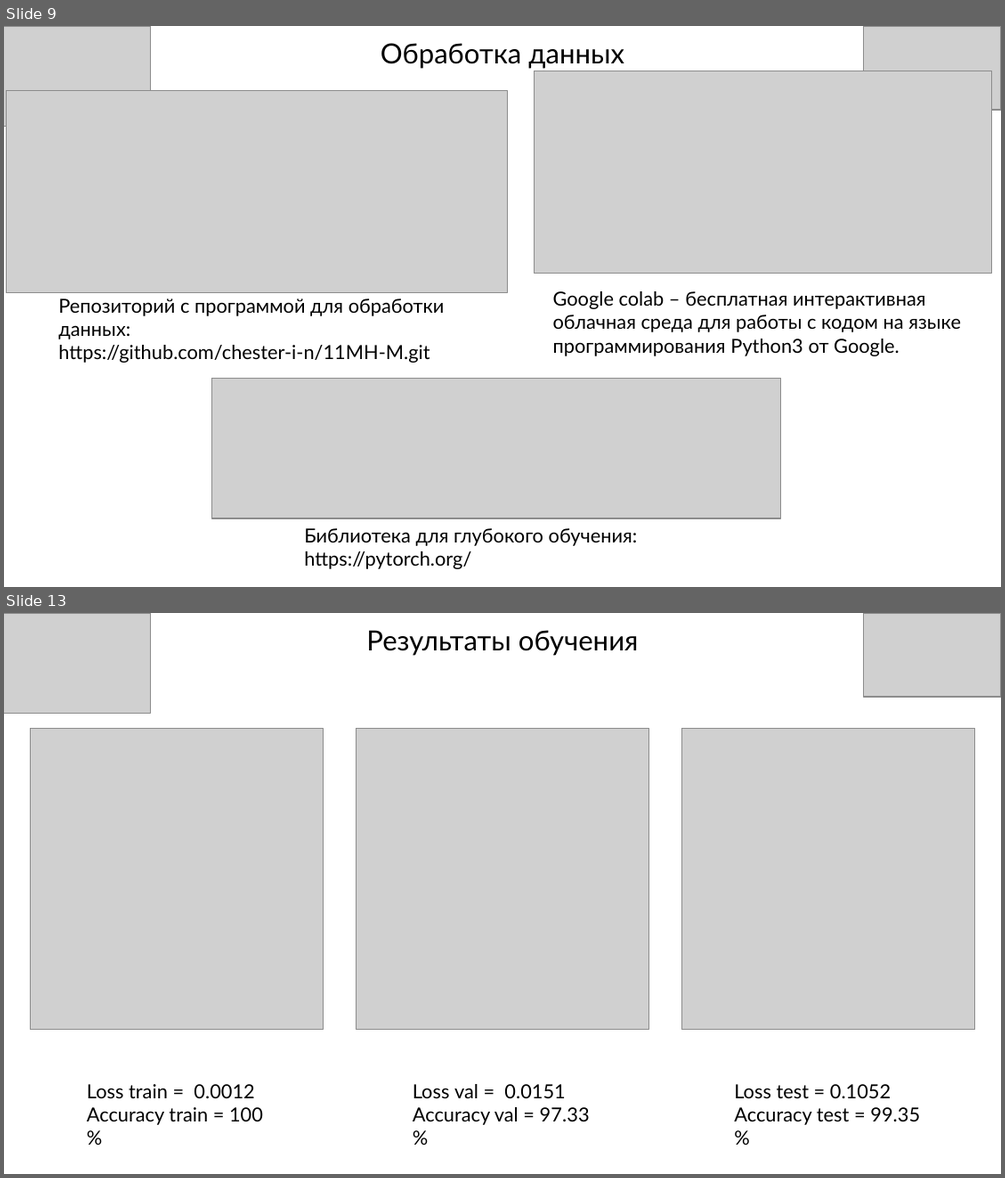
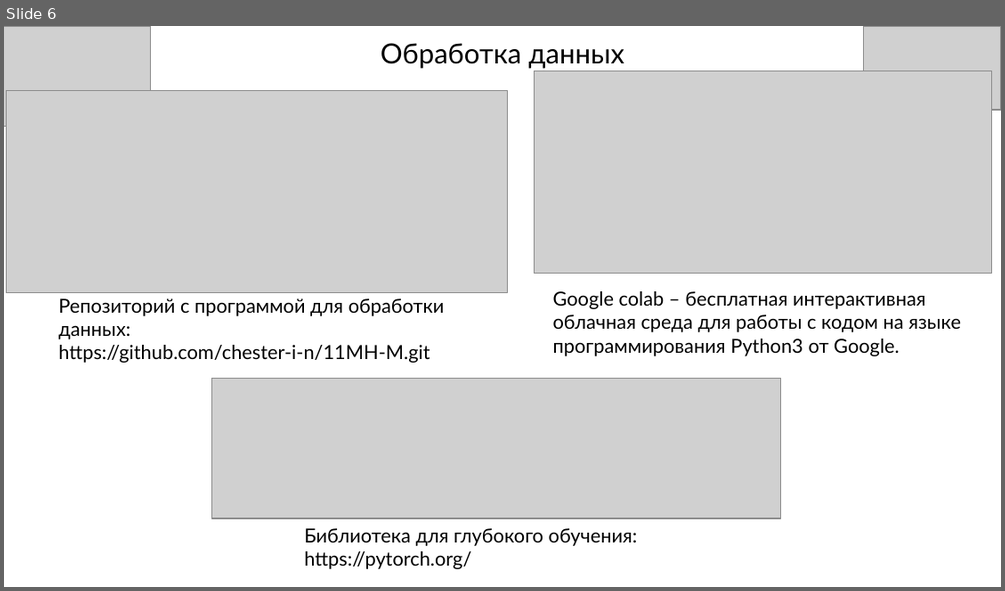
Before and after one commit to stebakov-i-n/OGU_Stebakov_ai, a slide deck: Lab 06/Lab_6_Pytorch_classification.pptx. Shown one above the other, each under a label of ours: slides 9 and 13 before the commit, slide 6 after it; the slides between them are not shown. The pictures are 1005x1178 and 1005x591 pixels, drawn with LibreOffice and Linux fonts; fonts in the diff are those of the drawing; grey boxes stand for pictures; background and template pictures are left out. Boxes give left, top, right and bottom in pixels: in the first picture for what was removed or moved away, otherwise in the second. Text is boxed around its words. In the diff, an @@ line names an element or a change of style, - is before the commit and + after.

```diff
--- a/Lab 06/Lab_6_Pytorch_classification.pptx
+++ b/Lab 06/Lab_6_Pytorch_classification.pptx
@@ slide 13 removed at (4,613,1001,1174), background picture (left out) @@
@@ picture removed at (4,613,151,713) @@
@@ text removed at (366,630,639,655) @@
-Результаты обучения
@@ picture removed at (863,613,1001,697) @@
@@ picture removed at (30,729,323,1030) @@
@@ picture removed at (356,729,649,1030) @@
@@ picture removed at (682,729,975,1030) @@
@@ text removed at (87,1084,263,1125) @@
-Loss train = 0.0012
-Accuracy train = 100 %
@@ text removed at (413,1084,590,1125) @@
-Loss val = 0.0151
-Accuracy val = 97.33 %
@@ text removed at (734,1084,920,1125) @@
-Loss test = 0.1052
-Accuracy test = 99.35 %
@@ what was slide 9 is now slide 6 @@
```
Also in this commit, not shown: 9 other slides removed, 4 other files.
